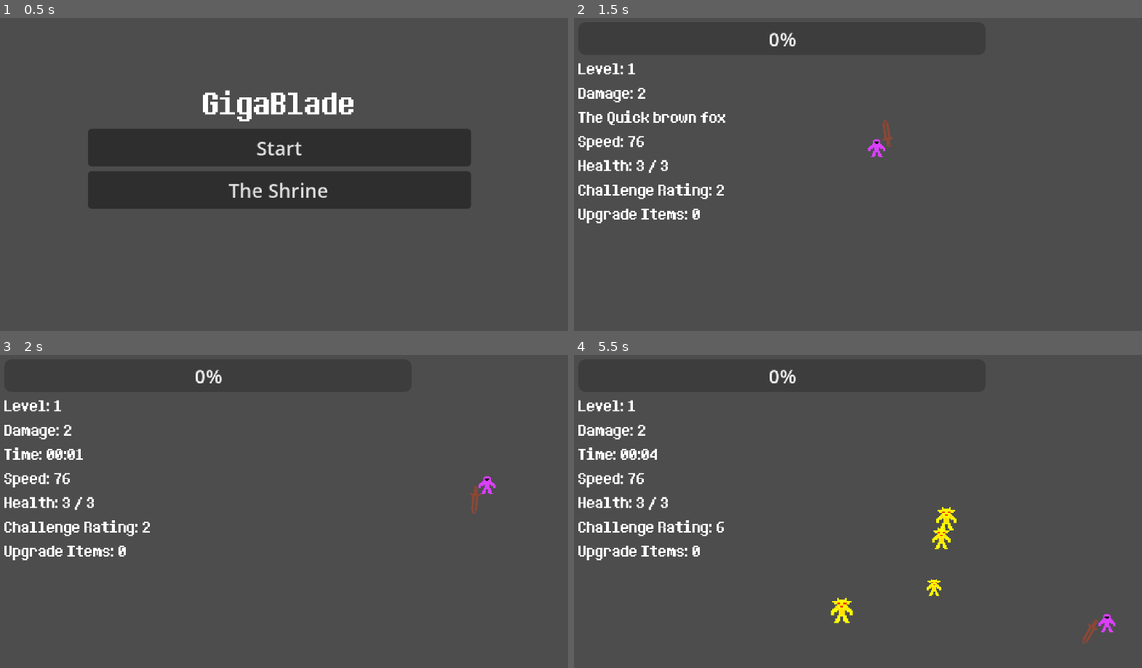
Above: before the commit, frames 1-4 (two rows, left to right).
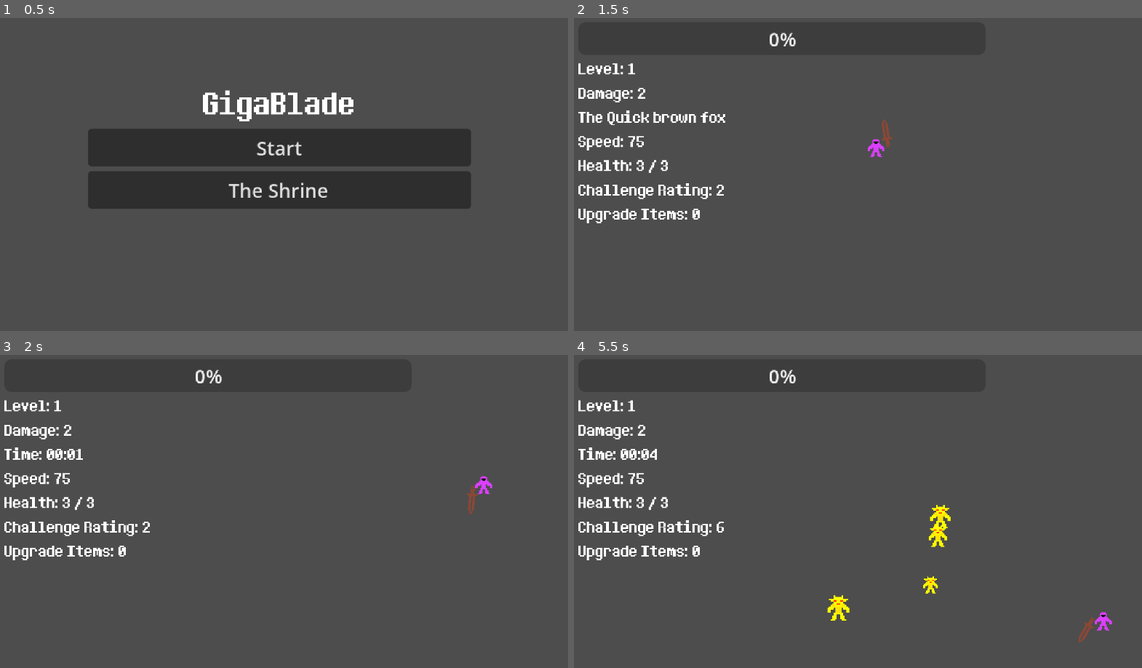
Above: after the commit, the same moments.

Repository: elygreen/GigaBlade
Game: Godot game, scene res://Main_Scenes/root_node.tscn
Two runs of this game, one before a commit and one after it. Both use one fixed random seed, a clock stepped at 60 frames per second and the inputs below.
Inputs (mouse positions are in pixels of both pictures, inside the frame that each line leads up to):
- Up to frame 1 (0.5 s): no input
- Up to frame 2 (1.5 s): click "Start" at 0.5 s; tap Enter at 1.25 s; move the mouse to (977, 152) at 1.27 s; hold Right (ui_right) from 1.28 s (still down); right-click (977, 152) at 1.35 s
- Up to frame 3 (2 s): keep holding Right (ui_right)
- Up to frame 4 (5.5 s): move the mouse to (733, 520) at 2.02 s; release Right (ui_right) at 2.03 s; hold Down (ui_down) 2.03-2.78 s; click (733, 520) at 2.1 s; right-click (733, 520) at 2.3 s; move the mouse to (909, 433) at 2.77 s; hold Right (ui_right) 2.78-3.53 s; right-click (909, 433) at 2.85 s; move the mouse to (823, 570) at 3.52 s; hold Up (ui_up) 3.53-4.28 s; right-click (823, 570) at 3.6 s; move the mouse to (1028, 552) at 4.27 s; press the mouse at (1028, 552) at 4.28 s; hold Left (ui_left) from 4.28 s (still down); right-click (1028, 552) at 4.55 s; move the mouse to (676, 455) at 5.02 s; release the mouse at (676, 455) at 5.03 s; right-click (676, 455) at 5.1 s

Frame 1 is identical in both runs. In frame 2, less than 0.1% of the frame differs, in the area x 11-57%, y 32-45%; in frame 3, 0.2%; in frame 4, 0.9%, in the area x 11-96%, y 37-93%.

Commit message:
Fixed sword scaling & multiplicative scaling issue

Diff:
--- a/Main_Scenes/shrine_menu.tscn
+++ b/Main_Scenes/shrine_menu.tscn
@@ -1,7 +1,8 @@
-[gd_scene load_steps=3 format=3 uid="uid://cstbdskohu83o"]
+[gd_scene load_steps=4 format=3 uid="uid://cstbdskohu83o"]
 
 [ext_resource type="Script" uid="uid://tknv5lyiqdbc" path="res://Main_Scenes/shrine_menu.gd" id="1_2426o"]
 [ext_resource type="PackedScene" uid="uid://cr3u2uhc0crq0" path="res://Shrine_Upgrade_Card.tscn" id="2_hli8c"]
+[ext_resource type="FontFile" uid="uid://w303lbnxqq73" path="res://Fonts/determination.ttf" id="3_f1171"]
 
 [node name="Shrine_Menu" type="Control"]
 layout_mode = 3
@@ -15,36 +16,25 @@
 
 [node name="Title" type="Label" parent="."]
 layout_mode = 0
-offset_top = 80.0
-offset_right = 960.0
-offset_bottom = 109.0
+offset_left = 13.0
+offset_top = 26.0
+offset_right = 463.39
+offset_bottom = 55.0
+theme_override_fonts/font = ExtResource("3_f1171")
+theme_override_font_sizes/font_size = 12
 text = "The Shrine"
 horizontal_alignment = 1
 
 [node name="Upgrade_Item_Label" type="Label" parent="."]
 layout_mode = 0
-offset_top = 112.0
-offset_right = 960.0
-offset_bottom = 141.0
+offset_left = -13.0
+offset_top = 54.0
+offset_right = 487.0
+offset_bottom = 83.0
+theme_override_fonts/font = ExtResource("3_f1171")
+theme_override_font_sizes/font_size = 12
 text = "Ore: 0"
 horizontal_alignment = 1
-
-[node name="ScrollContainer" type="ScrollContainer" parent="."]
-layout_mode = 1
-anchors_preset = 15
-anchor_right = 1.0
-anchor_bottom = 1.0
-offset_left = 316.0
-offset_top = 144.0
-offset_right = -316.0
-offset_bottom = -27.0
-grow_horizontal = 2
-grow_vertical = 2
-
-[node name="Upgrade_Container" type="VBoxContainer" parent="ScrollContainer"]
-layout_mode = 2
-size_flags_horizontal = 3
-size_flags_vertical = 3
 
 [node name="Back_Button" type="Button" parent="."]
 layout_mode = 0
@@ -52,4 +42,14 @@
 offset_bottom = 45.0
 text = "Back"
 
+[node name="ScrollContainer" type="ScrollContainer" parent="."]
+layout_mode = 0
+offset_left = 68.0
+offset_top = 84.0
+offset_right = 418.0
+offset_bottom = 244.0
+
+[node name="Upgrade_Container" type="VBoxContainer" parent="ScrollContainer"]
+layout_mode = 2
+
 [connection signal="pressed" from="Back_Button" to="." method="_on_back_button_pressed"]
--- a/Player/Player_Stats.gd
+++ b/Player/Player_Stats.gd
@@ -6,9 +6,9 @@
 	"speed": {"base": 75.0, "type": "multiplicative"},
 	"max_health": {"base": 3, "type": "additive"},
 	"sword_damage": {"base": 2, "type": "additive"},
-	"sword_size": {"base": 0.0, "type": "multiplicative"},
-	"sword_length": {"base": 0.0, "type": "multiplicative"},
-	"sword_width": {"base": 0.0, "type": "multiplicative"},
+	"sword_size": {"base": 1.0, "type": "multiplicative"},
+	"sword_length": {"base": 1.0, "type": "multiplicative"},
+	"sword_width": {"base": 1.0, "type": "multiplicative"},
 	"crit_chance": {"base": 0, "type": "additive"},
 	"crit_modifier": {"base": 0.0, "type": "multiplicative"},
 	"dash_timer": {"base": 5, "type": "additive"},
@@ -59,7 +59,7 @@
 	var permanent_value = perm_bonuses[stat_name]
 	var run_value = run_modifiers[stat_name]
 	if config.type == "multiplicative":
-		return base * (1.0 + permanent_value) + run_value
+		return base * (1.0 + permanent_value) * run_value
 	else:
 		return int(base + permanent_value + run_value)
 
--- a/Player/Player_Sword.tscn
+++ b/Player/Player_Sword.tscn
@@ -5,7 +5,7 @@
 [ext_resource type="Script" uid="uid://cx2hkxlkmi6qw" path="res://Player/hitbox.gd" id="2_phvxj"]
 
 [sub_resource type="RectangleShape2D" id="RectangleShape2D_b8d1d"]
-size = Vector2(2, 21)
+size = Vector2(6.000001, 29)
 
 [sub_resource type="Animation" id="Animation_phvxj"]
 resource_name = "Combo_Swing"
@@ -208,7 +208,7 @@
 script = ExtResource("2_phvxj")
 
 [node name="CollisionShape2D" type="CollisionShape2D" parent="Sword_Sprite/Hitbox"]
-position = Vector2(0, -15.5)
+position = Vector2(5.684342e-14, -11.5)
 shape = SubResource("RectangleShape2D_b8d1d")
 
 [node name="Player_Reference" type="Sprite2D" parent="."]
--- /dev/null
+++ b/Shrine_Upgrades/sword_size_boost_1.tres
@@ -0,0 +1,11 @@
+[gd_resource type="Resource" script_class="Base_Shrine_Upgrade" load_steps=2 format=3 uid="uid://b2gmuqsoivckm"]
+
+[ext_resource type="Script" uid="uid://cibpxr1caebkh" path="res://Base_Shrine_Upgrade.gd" id="1_ko81k"]
+
+[resource]
+script = ExtResource("1_ko81k")
+id = "sword_size_boost"
+stat_to_modify = "sword_size"
+title = "Bigger sword"
+description = "Permanently increase your sword size by 100%"
+metadata/_custom_type_script = "uid://cibpxr1caebkh"
